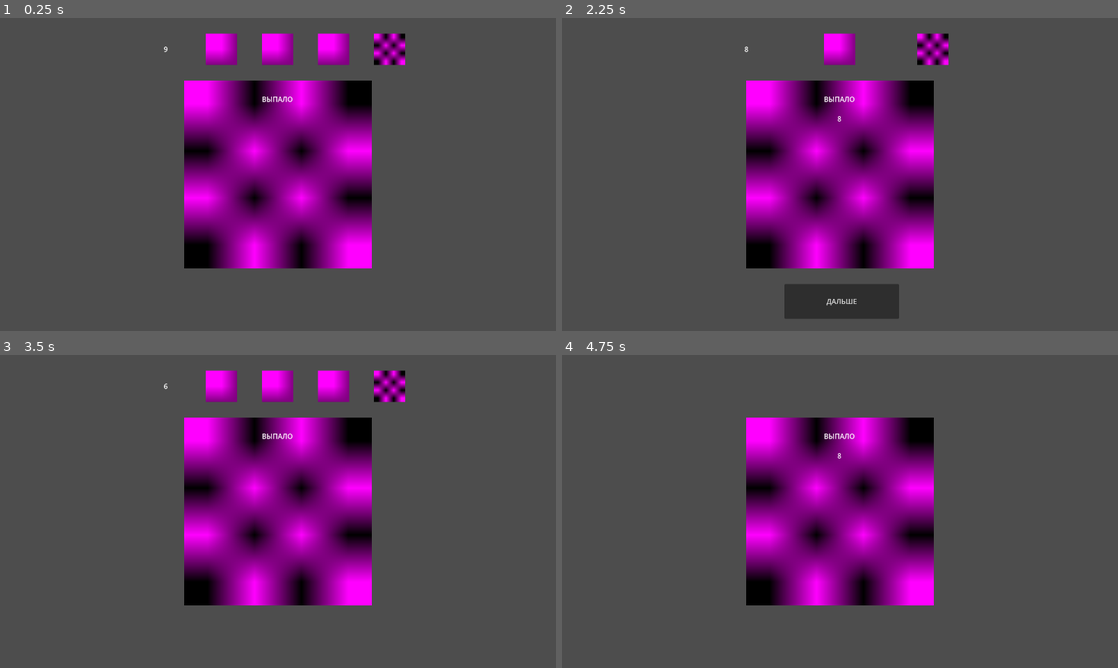
Above: before the commit, frames 1-4 (two rows, left to right).
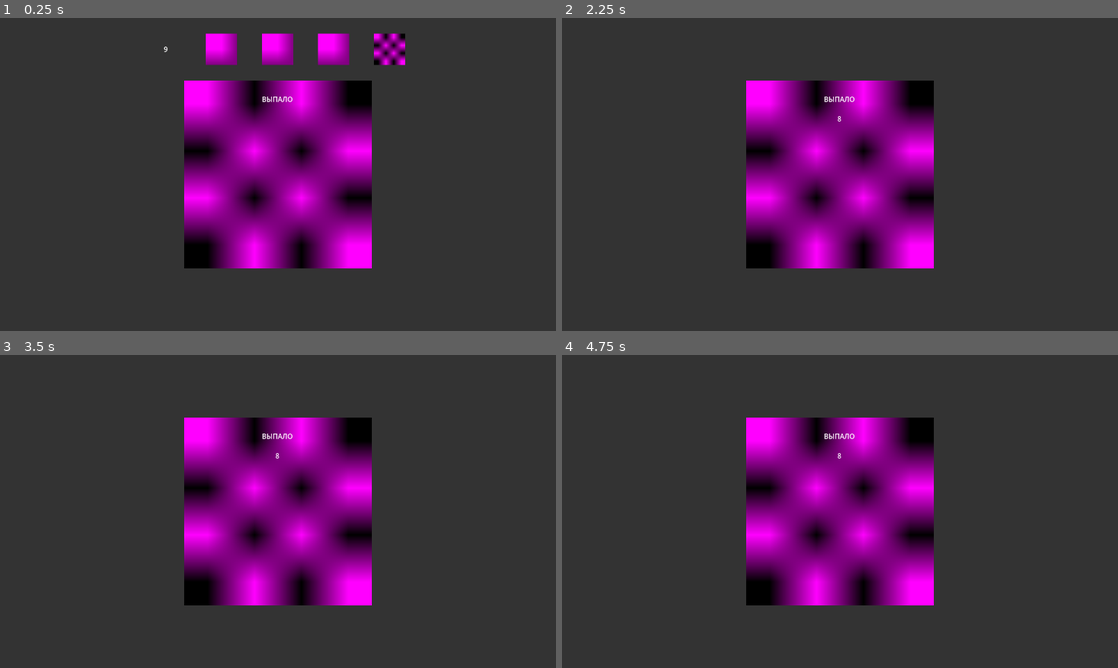
Above: after the commit, the same moments.

Repository: TheGirs0n/it-grow
Game: Godot game, scene res://Assets/Scenes/UI/MainUI/GameOverMiniGameUI.tscn
Two runs of this game, one before a commit and one after it. Both use one fixed random seed, a clock stepped at 60 frames per second and the inputs below. The project has no main scene, so this scene is started directly.
Inputs (mouse positions are in pixels of both pictures, inside the frame that each line leads up to):
- Up to frame 1 (0.25 s): no input
- Up to frame 2 (2.25 s): click (784, 49) at 0.5 s; click "ДАЛЬШЕ" at 1.25 s; click (840, 49) at 2 s
- Up to frame 3 (3.5 s): click (278, 639) at 2.75 s, where only the run before the commit has a clickable "ДАЛЬШЕ"
- Up to frame 4 (4.75 s): click (895, 386) at 3.52 s; tap Enter at 4.25 s; move the mouse to (962, 495) at 4.27 s; click (962, 495) at 4.42 s

The runs differ from the first frame. In frame 1, 77% of the frame differs, in the area x 0-100%, y 0-100%; in frame 2, 77%; in frame 3, 80%; in frame 4, 80%.

Commit message:
third com

Diff:
--- a/Assets/Resources/PlateResource.gd
+++ b/Assets/Resources/PlateResource.gd
@@ -2,6 +2,7 @@
 class_name PlantResource
 
 @export_multiline var plant_name : String
+@export var plant_energy : GlobalEnums.PLANT_ENERGY
 @export_multiline var plant_description : String
 @export var plant_grow_stage_textures : Array[CompressedTexture2D]
 @export var plant_smell : GlobalEnums.PLANT_SMELL
--- a/Assets/Scenes/Plant/Plant.tscn
+++ b/Assets/Scenes/Plant/Plant.tscn
@@ -4,7 +4,7 @@
 
 [sub_resource type="PlaceholderTexture2D" id="PlaceholderTexture2D_obxvn"]
 
-[node name="Plant" type="Control"]
+[node name="Plant" type="Control" node_paths=PackedStringArray("plant_texture")]
 layout_mode = 3
 anchors_preset = 15
 anchor_right = 1.0
@@ -12,6 +12,7 @@
 grow_horizontal = 2
 grow_vertical = 2
 script = ExtResource("1_obxvn")
+plant_texture = NodePath("TextureRect")
 
 [node name="TextureRect" type="TextureRect" parent="."]
 self_modulate = Color(0.196078, 0.211765, 0.247059, 0.666667)
@@ -22,3 +23,5 @@
 grow_horizontal = 2
 grow_vertical = 2
 texture = SubResource("PlaceholderTexture2D_obxvn")
+
+[connection signal="gui_input" from="." to="." method="_on_gui_input"]
--- a/Assets/Scenes/Test.tscn
+++ b/Assets/Scenes/Test.tscn
@@ -1,15 +1,7 @@
-[gd_scene load_steps=3 format=3 uid="uid://dwig7ecv7xeop"]
+[gd_scene load_steps=2 format=3 uid="uid://dwig7ecv7xeop"]
 
 [ext_resource type="PackedScene" uid="uid://dwge7iku0cbsp" path="res://Assets/Scenes/UI/MainUI/MainUI.tscn" id="1_dufu2"]
-[ext_resource type="PackedScene" uid="uid://ba25ifuiwotpe" path="res://Assets/Scenes/Plant/Plant.tscn" id="2_etuvg"]
 
 [node name="Test" type="Node"]
 
 [node name="MainUi" parent="." instance=ExtResource("1_dufu2")]
-
-[node name="Plant" parent="." instance=ExtResource("2_etuvg")]
-offset_left = 114.0
-offset_top = 373.0
-offset_right = 114.0
-offset_bottom = 373.0
-scale = Vector2(0.27937, 0.403428)
--- a/Assets/Scenes/UI/MainUI/GameOverMiniGameUI.tscn
+++ b/Assets/Scenes/UI/MainUI/GameOverMiniGameUI.tscn
@@ -1,6 +1,8 @@
-[gd_scene load_steps=5 format=3 uid="uid://dgg30oyjhveym"]
+[gd_scene load_steps=6 format=3 uid="uid://dgg30oyjhveym"]
 
 [ext_resource type="Script" uid="uid://cmn6s8mt2nrhe" path="res://Assets/Scripts/Main/GameOverMiniGameUi.gd" id="1_p3f5u"]
+
+[sub_resource type="PlaceholderTexture2D" id="PlaceholderTexture2D_rptop"]
 
 [sub_resource type="PlaceholderTexture2D" id="PlaceholderTexture2D_yb5e4"]
 
@@ -8,7 +10,7 @@
 
 [sub_resource type="PlaceholderTexture2D" id="PlaceholderTexture2D_p3f5u"]
 
-[node name="GameOverMiniGameUi" type="Control" node_paths=PackedStringArray("container", "number_next", "more_than_button", "equal_button", "less_than_button", "next_stage", "dice_number_text")]
+[node name="GameOverMiniGameUi" type="Control" node_paths=PackedStringArray("container", "number_next", "more_than_button", "equal_button", "less_than_button", "next_stage", "dice_number_text", "timer")]
 layout_mode = 3
 anchors_preset = 15
 anchor_right = 1.0
@@ -23,6 +25,18 @@
 less_than_button = NodePath("HBoxContainer/LessButton")
 next_stage = NodePath("NextStage")
 dice_number_text = NodePath("DiceTable/VBoxContainer/NumberText")
+timer = NodePath("Timer")
+
+[node name="TextureRect" type="TextureRect" parent="."]
+modulate = Color(0, 0, 0, 1)
+self_modulate = Color(1, 1, 1, 0.333333)
+layout_mode = 1
+anchors_preset = 15
+anchor_right = 1.0
+anchor_bottom = 1.0
+grow_horizontal = 2
+grow_vertical = 2
+texture = SubResource("PlaceholderTexture2D_rptop")
 
 [node name="HBoxContainer" type="HBoxContainer" parent="."]
 layout_mode = 1
@@ -114,7 +128,12 @@
 action_mode = 0
 text = "ДАЛЬШЕ"
 
+[node name="Timer" type="Timer" parent="."]
+wait_time = 3.0
+one_shot = true
+
 [connection signal="pressed" from="HBoxContainer/MoreButton" to="." method="_on_more_button_pressed"]
 [connection signal="pressed" from="HBoxContainer/EqualButton" to="." method="_on_equal_button_pressed"]
 [connection signal="pressed" from="HBoxContainer/LessButton" to="." method="_on_less_button_pressed"]
 [connection signal="pressed" from="NextStage" to="." method="_on_next_stage_pressed"]
+[connection signal="timeout" from="Timer" to="." method="_on_timer_timeout"]
--- a/Assets/Scenes/UI/MainUI/MainUI.tscn
+++ b/Assets/Scenes/UI/MainUI/MainUI.tscn
@@ -1,16 +1,26 @@
-[gd_scene load_steps=4 format=3 uid="uid://dwge7iku0cbsp"]
+[gd_scene load_steps=6 format=3 uid="uid://dwge7iku0cbsp"]
 
 [ext_resource type="Script" uid="uid://dhwkacn5w1smw" path="res://Assets/Scripts/UI/Main/MainUi.gd" id="1_sm6gl"]
 [ext_resource type="PackedScene" uid="uid://df4il6aelqnrl" path="res://Assets/Scenes/UI/MainUI/CareBox/CareBoxUI.tscn" id="2_gc7u3"]
 [ext_resource type="PackedScene" uid="uid://cmj4af8vp5kwj" path="res://Assets/Scenes/UI/Menus/PauseMenu.tscn" id="3_gc7u3"]
+[ext_resource type="PackedScene" uid="uid://ba25ifuiwotpe" path="res://Assets/Scenes/Plant/Plant.tscn" id="4_vn8su"]
+[ext_resource type="PackedScene" uid="uid://dgg30oyjhveym" path="res://Assets/Scenes/UI/MainUI/GameOverMiniGameUI.tscn" id="5_6205g"]
 
 [node name="MainUi" type="CanvasLayer" node_paths=PackedStringArray("care_box_ui", "pause_menu_ui")]
 script = ExtResource("1_sm6gl")
 care_box_ui = NodePath("CareBoxUi")
 pause_menu_ui = NodePath("PauseMenu")
+game_over_mini_game_ui = ExtResource("5_6205g")
 
 [node name="CareBoxUi" parent="." instance=ExtResource("2_gc7u3")]
 
 [node name="PauseMenu" parent="." instance=ExtResource("3_gc7u3")]
 process_mode = 3
 visible = false
+
+[node name="Plant" parent="." instance=ExtResource("4_vn8su")]
+offset_left = 265.0
+offset_top = 332.0
+offset_right = 265.0
+offset_bottom = 332.0
+scale = Vector2(0.36899, 0.554682)
--- a/Assets/Scripts/CareBox/CareBoxItem.gd
+++ b/Assets/Scripts/CareBox/CareBoxItem.gd
@@ -11,17 +11,15 @@
 		if event.button_index == MOUSE_BUTTON_LEFT:
 			if event.is_pressed():
 				item_picked.emit(self)
+				print("ITEM PICKED: " + self.name)
 				change_mouse_on_item()
 
 func change_mouse_on_item():
 	Input.set_custom_mouse_cursor(mini_care_box_item_icon)
-	print(name)
 
 func set_default_mouse_on_item():
 	Input.set_default_cursor_shape(Input.CURSOR_ARROW)
 
-func interact_with_plant():
-	set_default_mouse_on_item()
 
 func mouse_entered():
 	print(name)
--- a/Assets/Scripts/Global/GlobalEnums.gd
+++ b/Assets/Scripts/Global/GlobalEnums.gd
@@ -1,6 +1,10 @@
 extends Node
 
 enum PLANT_SMELL{
+
+}
+
+enum PLANT_ENERGY{
 
 }
 
--- a/Assets/Scripts/Main/GameManager.gd
+++ b/Assets/Scripts/Main/GameManager.gd
@@ -27,9 +27,9 @@
 func increase_current_attempts():
 	if current_attempts < max_attempts:
 		current_attempts += 1
+		print(current_attempts)
 	else:
-		pass
-		# вызываем мини-игру
+		GlobalContext.main_ui_instance.open_minigame()
 
 func decrease_current_attempts():
 	current_attempts -= 1
--- a/Assets/Scripts/Main/GameOverMiniGameUi.gd
+++ b/Assets/Scripts/Main/GameOverMiniGameUi.gd
@@ -18,6 +18,7 @@
 
 @export_group("Balance Things")
 @export var max_round_for_win : int = 3
+@export var timer : Timer
 
 enum MINI_GAME_MODE{
 	MORE_THAN,
@@ -53,7 +54,7 @@
 	current_round = 1
 
 func reset_mini_game():
-	current_number = randi_range(5, 9)
+	current_number = randi_range(5, 9) # подкрутить вероятности
 	number_next.text = str(current_number)
 	current_round += 1
 	dice_number_text.text = ""
@@ -130,23 +131,27 @@
 	check_win()
 
 func increase_score(incoming_score : int):
-	if incoming_score == 3:
-		return
-
 	current_score += incoming_score
 
+func check_win():
+	if current_round == 3:
+		container.hide()
+		timer.start()
+	else:
+		next_stage.show()
 
-func check_win():
 	if current_score >= 2:
+		container.hide()
+		next_stage.hide()
+		timer.start()
 		print("WIN")
 	else:
 		print("CHECK")
 
-	if current_round == 3:
-		container.hide()
-		print("LOSE")
-	else:
-		next_stage.show()
 
 func _on_next_stage_pressed() -> void:
 	reset_mini_game()
+
+
+func _on_timer_timeout() -> void:
+	queue_free()
--- a/Assets/Scripts/Plant/PlantTemplate.gd
+++ b/Assets/Scripts/Plant/PlantTemplate.gd
@@ -1,31 +1,48 @@
 extends Control
 class_name PlantTemplate
 
-@export_multiline var plant_name : String
-@export_multiline var plant_description : String
-@export var plant_grow_stage_textures : Array[CompressedTexture2D]
-@export var plant_smell : GlobalEnums.PLANT_SMELL
-@export var plant_leaf : GlobalEnums.PLANT_LEAF
-@export var plant_juice_density : GlobalEnums.PLANT_JUICE_DENSITY
-@export var plant_juice_color : GlobalEnums.PLANT_JUICE_COLOR
-@export var plant_care_stages : Array[GlobalEnums.PLANT_CARE_TYPE]
+@export var plant_texture : TextureRect
+
+var plant_name : String
+var plant_energy : GlobalEnums.PLANT_ENERGY
+var plant_description : String
+var plant_grow_stage_textures : Array[CompressedTexture2D]
+var plant_smell : GlobalEnums.PLANT_SMELL
+var plant_leaf : GlobalEnums.PLANT_LEAF
+var plant_juice_density : GlobalEnums.PLANT_JUICE_DENSITY
+var plant_juice_color : GlobalEnums.PLANT_JUICE_COLOR
+var plant_care_stages : Array[GlobalEnums.PLANT_CARE_TYPE]
 
 var plant_care_stages_complete : Array[bool]
+var plant_care_stages_index = 0
 
 func _ready() -> void:
 	load_data_from_resource(PlantResourceFabric.get_random_plant_resource())
 
 func load_data_from_resource(new_resouce : PlantResource):
 	plant_name = new_resouce.plant_name
+	plant_energy = new_resouce.plant_energy
 	plant_description = new_resouce.plant_description
 	plant_grow_stage_textures = new_resouce.plant_grow_stage_textures
 	plant_smell = new_resouce.plant_smell
 	plant_leaf = new_resouce.plant_leaf
 	plant_juice_density = new_resouce.plant_juice_density
 	plant_juice_color = new_resouce.plant_juice_color
+	plant_care_stages = new_resouce.plant_care_stages
 
 	for i in new_resouce.plant_care_stages:
 		plant_care_stages_complete.append(false)
+
+
+func _on_gui_input(event: InputEvent) -> void:
+	if event is InputEventMouseButton:
+		if event.button_index == MOUSE_BUTTON_LEFT:
+			if event.is_pressed():
+				if GlobalContext.main_ui_instance.care_box_ui.current_care_box_item == null:
+					print("NO ITEM")
+				else:
+					try_caring_plant(GlobalContext.main_ui_instance.care_box_ui.current_care_box_item)
+					GlobalContext.main_ui_instance.care_box_ui.clear_current_care_box_item()
 
 
 func reset_care_routine():
@@ -34,12 +51,12 @@
 
 func try_caring_plant(care_item : CareBoxItem):
 	if plant_care_stages_complete.find(false) == -1:
-		print("ПОПЫТКА ПЕРЕУХОДА ЗА ЦВЕТКОМ")
+		increase_grow_stage()
 		return
 
 	if !plant_care_stages.has(care_item.plant_care_type):
 		print("НЕТ ТАКОГО В ИНСТРУКЦИИ")
-		GlobalContext.game_manager_instance.increase_current_attempts()
+		decrease_grow_stage()
 		return
 
 	var current_stage = plant_care_stages_complete.find(false)
@@ -48,6 +65,23 @@
 		print("ОТЛИЧНЫЙ УХОД")
 	else:
 		print("ОШИБКА УХОДА")
+		decrease_grow_stage()
+
+func increase_grow_stage():
+	if plant_care_stages_index < plant_care_stages.size():
+		plant_care_stages_index += 1
+		plant_texture.texture = plant_grow_stage_textures[plant_care_stages_index]
+	else:
+		print("ЦВЕТКУ БОЛЬШЕ НЕКУДА РАСТИ")
+
+func decrease_grow_stage():
+	if plant_care_stages_index > 0:
+		plant_care_stages_index -= 1
+		plant_texture.texture = plant_grow_stage_textures[plant_care_stages_index]
+		GlobalContext.game_manager_instance.increase_current_attempts()
+	elif plant_care_stages_index == 0:
+		plant_care_stages_index = 0
+		#plant_texture.texture = plant_grow_stage_textures[0]
 		GlobalContext.game_manager_instance.increase_current_attempts()
 
 func get_plant_name() -> String:
--- a/Assets/Scripts/UI/Main/CareBoxUi.gd
+++ b/Assets/Scripts/UI/Main/CareBoxUi.gd
@@ -7,4 +7,5 @@
 	current_care_box_item = item
 
 func clear_current_care_box_item():
+	current_care_box_item.set_default_mouse_on_item()
 	current_care_box_item = null
--- a/Assets/Scripts/UI/Main/MainUi.gd
+++ b/Assets/Scripts/UI/Main/MainUi.gd
@@ -3,6 +3,7 @@
 
 @export var care_box_ui : CareBoxUI
 @export var pause_menu_ui : PauseMenuUI
+@export var game_over_mini_game_ui : PackedScene
 
 func _ready() -> void:
 	GlobalContext.main_ui_instance = self
@@ -13,6 +14,11 @@
 func settings_scene_open():
 	hide_pause()
 
+func open_minigame():
+	var scene = game_over_mini_game_ui.instantiate() as GameOverMiniGameUI
+	scene.prepare_mini_game()
+	self.add_child(scene)
+
 func open_pause():
 	pause_menu_ui.show()
 
